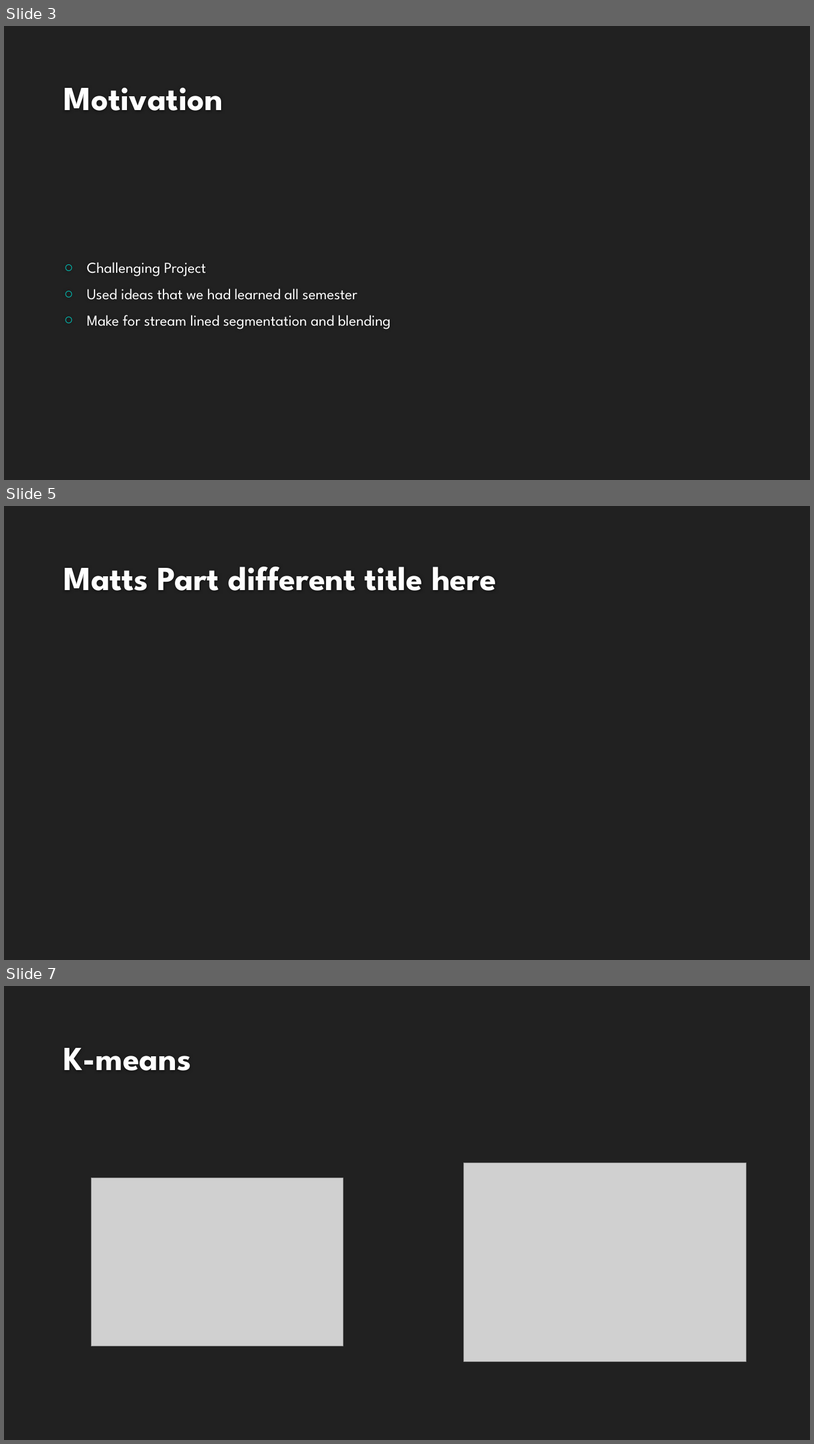
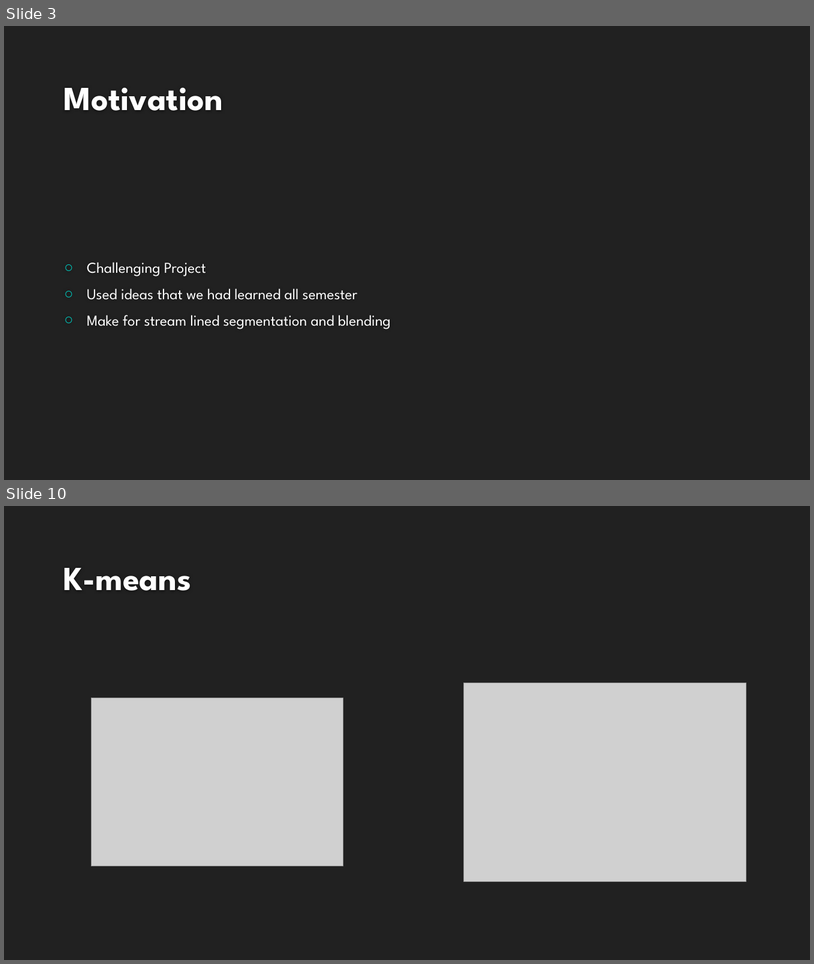
Before and after one commit to mnicol/CS534FinalProject, a slide deck: 534_pres.pptx. Shown one above the other, each under a label of ours: slides 3, 5 and 7 before the commit, slides 3 and 10 after it; the slides between them are not shown. The pictures are 814x1444 and 814x964 pixels, drawn with LibreOffice and Linux fonts; fonts in the diff are those of the drawing; grey boxes stand for pictures; background and template pictures are left out. Boxes give left, top, right and bottom in pixels: in the first picture for what was removed or moved away, otherwise in the second. Text is boxed around its words. In the diff, an @@ line names an element or a change of style, - is before the commit and + after.

```diff
--- a/534_pres.pptx
+++ b/534_pres.pptx
@@ slide 5 removed at (4, 506, 810, 960), background #212121 @@
@@ title removed at (63, 567, 497, 591) @@
-Matts Part different title here
@@ what was slide 7 is now slide 10 @@
```
Also in this commit, not shown: 3 slides changed, 4 slides added.
